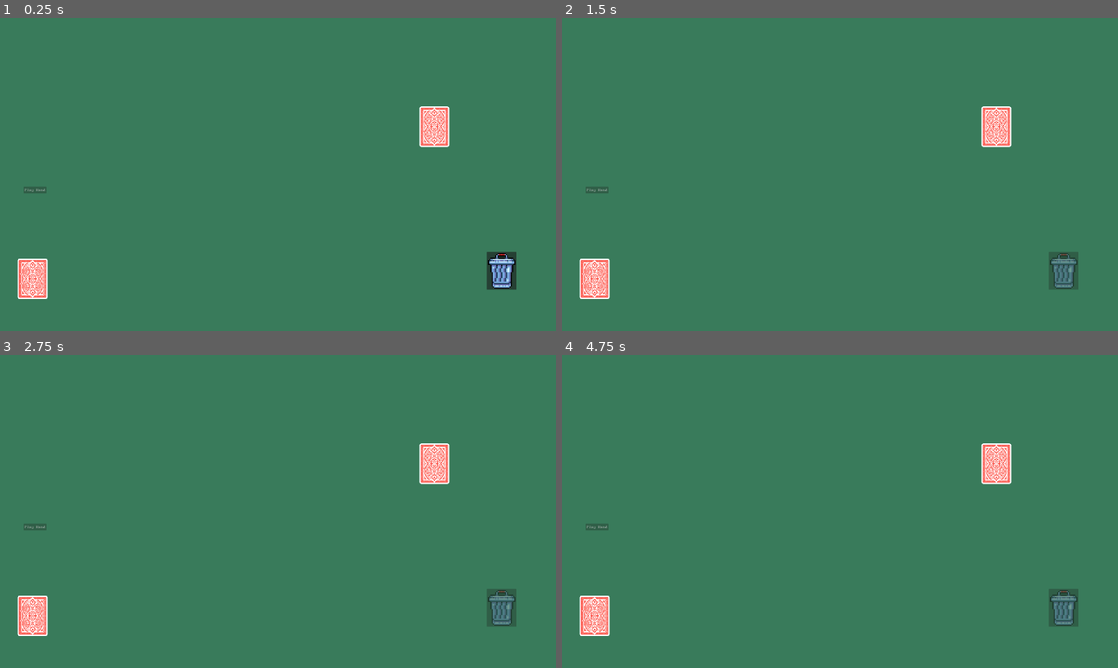
Above: before the commit, frames 1-4 (two rows, left to right).
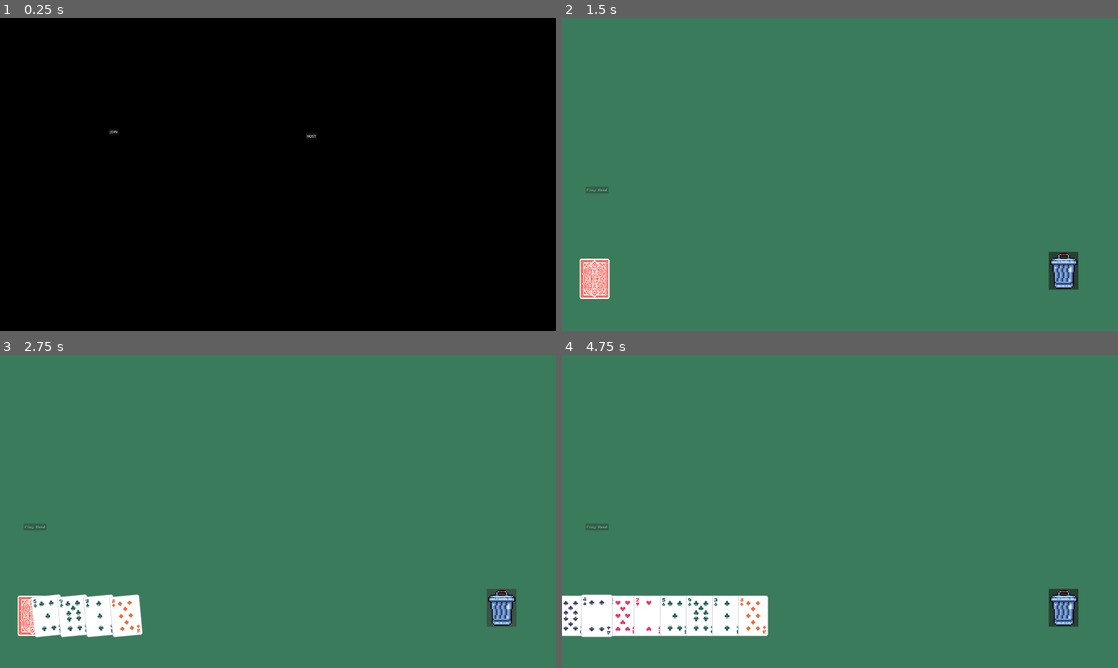
Above: after the commit, the same moments.

Repository: SalC124/rhombatro
Game: Godot game, scene res://scenes/Main2.tscn
Same seed, same stepped clock (60 frames per second), same inputs: the game is played once before the commit and once after it. Before the commit the project starts from res://scenes/Main.tscn.
Inputs (mouse positions are in pixels of both pictures, inside the frame that each line leads up to):
- Up to frame 1 (0.25 s): no input
- Up to frame 2 (1.5 s): click (1062, 271) at 0.52 s; click (873, 136) at 1.25 s, where only the run after the commit has a clickable "HOST"
- Up to frame 3 (2.75 s): click (500, 608) at 2.02 s
- Up to frame 4 (4.75 s): click (1062, 608) at 2.77 s; move the mouse to (962, 495) at 3.52 s; click (962, 495) at 3.67 s; tap Enter at 4.25 s; drag from (728, 527) to (595, 614) at 4.27 s

The runs differ from the first frame. In frame 1, 100% of the frame differs, in the area x 0-100%, y 0-100%; in frame 2, 1.3%; in frame 3, 3.6%; in frame 4, 6.0%.

Commit message:
still working rn

Diff:
--- a/project.godot
+++ b/project.godot
@@ -11,7 +11,7 @@
 [application]
 
 config/name="Rhombatro"
-run/main_scene="uid://cvrfd1rl7qiea"
+run/main_scene="uid://cnm1kimyr26rm"
 config/features=PackedStringArray("4.6", "Forward Plus")
 config/icon="res://icon.svg"
 
@@ -19,6 +19,7 @@
 
 window/size/viewport_width=2560
 window/size/viewport_height=1440
+window/size/mode=3
 window/size/initial_position_type=0
 window/size/resizable=false
 window/size/borderless=true
--- a/scenes/Main.tscn
+++ /dev/null
@@ -1,99 +0,0 @@
-[gd_scene format=3 uid="uid://cvrfd1rl7qiea"]
-
-[ext_resource type="Script" uid="uid://bw28n52jd4rc0" path="res://scripts/main.gd" id="1_nxtc6"]
-[ext_resource type="Script" uid="uid://davr8dw2xo6sd" path="res://scripts/card_manager.gd" id="1_rvslj"]
-[ext_resource type="Script" uid="uid://uxoed6gc20gs" path="res://scripts/player_hand.gd" id="2_rvslj"]
-[ext_resource type="Script" uid="uid://p8evnt5tinbi" path="res://scripts/deck.gd" id="3_vcsgt"]
-[ext_resource type="Texture2D" uid="uid://bsr2nidd6pxwm" path="res://assets/PC _ Computer - Balatro - Playing Cards - Card Backs, Enhancers and Seals.png" id="4_c01mt"]
-[ext_resource type="Script" uid="uid://c7oif0iu8su4u" path="res://scripts/input_manager.gd" id="5_nxtc6"]
-[ext_resource type="Texture2D" uid="uid://b0r5v4wboeesk" path="res://assets/rhombatroBg.png" id="6_c01mt"]
-[ext_resource type="Script" uid="uid://dd8i0dnsqivr" path="res://scripts/GameLoop.gd" id="8_jlsqs"]
-[ext_resource type="Script" uid="uid://cw38uibi8wxf0" path="res://scripts/evil_deck.gd" id="8_lhr70"]
-[ext_resource type="Texture2D" uid="uid://chuavorpy20pd" path="res://assets/discard-removebg-preview.png" id="8_wp0k4"]
-[ext_resource type="FontFile" uid="uid://b4ucaw12l0s1n" path="res://assets/BigBlueTermPlusNerdFontMono-Regular.ttf" id="9_bjd11"]
-[ext_resource type="Script" uid="uid://dscvdvgmltteo" path="res://scripts/evil_hand.gd" id="9_wp0k4"]
-
-[sub_resource type="AtlasTexture" id="AtlasTexture_jlsqs"]
-atlas = ExtResource("4_c01mt")
-region = Rect2(1, 1, 69, 93)
-
-[sub_resource type="RectangleShape2D" id="RectangleShape2D_rvslj"]
-size = Vector2(68, 93)
-
-[sub_resource type="AtlasTexture" id="AtlasTexture_bjd11"]
-atlas = ExtResource("8_wp0k4")
-region = Rect2(173, 154, 174, 224)
-
-[node name="Main" type="Node2D" unique_id=174701204]
-texture_filter = 1
-script = ExtResource("1_nxtc6")
-
-[node name="CardManager" type="Node2D" parent="." unique_id=976822695]
-script = ExtResource("1_rvslj")
-
-[node name="PlayerHand" type="Node2D" parent="." unique_id=1148707022]
-scale = Vector2(2, 2)
-script = ExtResource("2_rvslj")
-
-[node name="Deck" type="Node2D" parent="." unique_id=1058624422]
-position = Vector2(150, 1200)
-scale = Vector2(2, 2)
-script = ExtResource("3_vcsgt")
-
-[node name="Sprite2D" type="Sprite2D" parent="Deck" unique_id=335777525]
-texture_filter = 1
-texture = SubResource("AtlasTexture_jlsqs")
-
-[node name="Area2D" type="Area2D" parent="Deck" unique_id=1059723784]
-collision_layer = 4
-collision_mask = 4
-
-[node name="CollisionShape2D" type="CollisionShape2D" parent="Deck/Area2D" unique_id=1370768321]
-position = Vector2(0, 0.5)
-shape = SubResource("RectangleShape2D_rvslj")
-
-[node name="InputManager" type="Node2D" parent="." unique_id=420829206]
-scale = Vector2(2, 2)
-script = ExtResource("5_nxtc6")
-
-[node name="BackgroundImage" type="Sprite2D" parent="." unique_id=128025320]
-z_index = -1
-z_as_relative = false
-texture = ExtResource("6_c01mt")
-centered = false
-
-[node name="Discard" type="Button" parent="." unique_id=351914031]
-offset_left = 2241.0
-offset_top = 1076.0
-offset_right = 2423.0
-offset_bottom = 1308.0
-scale = Vector2(0.75, 0.75)
-icon = SubResource("AtlasTexture_bjd11")
-
-[node name="PlayHand" type="Button" parent="." unique_id=1121694894]
-texture_filter = 1
-offset_left = 109.0
-offset_top = 776.0
-offset_right = 195.0
-offset_bottom = 807.0
-theme_override_fonts/font = ExtResource("9_bjd11")
-disabled = true
-text = "Play Hand"
-
-[node name="EvilDeck" type="Node2D" parent="." unique_id=1580041799]
-position = Vector2(2000, 500)
-scale = Vector2(2, 2)
-script = ExtResource("8_lhr70")
-
-[node name="Sprite2D" type="Sprite2D" parent="EvilDeck" unique_id=329160825]
-texture_filter = 1
-texture = SubResource("AtlasTexture_jlsqs")
-
-[node name="EvilHand" type="Node2D" parent="." unique_id=1348576452]
-script = ExtResource("9_wp0k4")
-
-[node name="GameLoop" type="Node" parent="." unique_id=61116979]
-script = ExtResource("8_jlsqs")
-
-[connection signal="pressed" from="Discard" to="GameLoop" method="_on_discard_pressed"]
-[connection signal="pressed" from="PlayHand" to="GameLoop" method="_on_play_hand_pressed"]
--- a/scenes/PlayerField.tscn
+++ b/scenes/PlayerField.tscn
@@ -79,3 +79,5 @@
 z_as_relative = false
 texture = ExtResource("9_6j6l4")
 centered = false
+
+[connection signal="pressed" from="Discard" to="GameLoop" method="_on_discard_pressed"]
--- a/scripts/GameLoop.gd
+++ b/scripts/GameLoop.gd
@@ -38,21 +38,12 @@
 func _on_play_hand_pressed() -> void:
 	$"../PlayHand".disabled=true
 
-
-
-func _on_discard_pressed() -> void:
-	print("=== DISCARD PRESSED ===")
-	print("Selected cards: ", player_hand_ref.selected_cards.size())
-	print("Cards in hand: ", player_hand_ref.player_hand.size())
-
-	# Disable the button to prevent double-clicks
+func discard_work(x_value, y_value):
 	$"../Discard".disabled = true
-
 	# Store references to the cards we want to discard
 	var cards_to_discard = player_hand_ref.selected_cards.duplicate()
-	print("Cards to discard: ", cards_to_discard.size())
 
-	# Clear the selection tracking
+		# Clear the selection tracking
 	player_hand_ref.selected_cards.clear()
 	player_hand_ref.rhombuses = 0
 
@@ -61,26 +52,36 @@
 	var animations_completed = 0
 
 	for card in cards_to_discard:
-		print("Animating card: ", card.rank, " of suit ", card.suit)
 
 		# Reset the card's y_offset
 		card.y_offset = 0
 
-		# Remove from player_hand array
+			# Remove from player_hand array
 		player_hand_ref.player_hand.erase(card)
 
-		# Animate to discard pile
-		var tween = player_hand_ref.animate_card_to_position(card, Vector2(2500, 1600), CARD_STATES.DEFAULT_CARD_MOVE_SPEED)
+			# Animate to discard pile
+		var tween = player_hand_ref.animate_card_to_position(card, Vector2(x_value, y_value), CARD_STATES.DEFAULT_CARD_MOVE_SPEED)
 
 		tween.finished.connect(func():
-			print("Animation finished for a card")
 			animations_completed += 1
 			card.discard()
+			)
+				# When all animations are done, update hand and draw new cards
 
-			# When all animations are done, update hand and draw new cards
-			if animations_completed == animation_count:
-				print("All animations complete, updating hand")
-				player_hand_ref.update_hand_positions(CARD_STATES.DEFAULT_CARD_MOVE_SPEED)
-				await get_tree().create_timer(CARD_STATES.DEFAULT_CARD_MOVE_SPEED).timeout
-				deck_ref.draw_card(CARD_STATES.DEFAULT_HAND_SIZE)
-				$"../Discard".disabled = false)
+	player_hand_ref.update_hand_positions(CARD_STATES.DEFAULT_CARD_MOVE_SPEED)
+	await get_tree().create_timer(CARD_STATES.DEFAULT_CARD_MOVE_SPEED).timeout
+	deck_ref.draw_card(CARD_STATES.DEFAULT_HAND_SIZE)
+	$"../Discard".disabled = false
+
+func _on_discard_pressed() -> void:
+	var player_id = multiplayer.get_unique_id()
+	discard_here_and_for_clients_opponent(player_id)
+	rpc("discard_here_and_for_clients_opponent", player_id)
+
+
+@rpc("any_peer")
+func discard_here_and_for_clients_opponent(player_id):
+	if multiplayer.get_unique_id() == player_id: # Disable the button to prevent double-clicks
+		discard_work(CARD_STATES.DISCARD_PLAYER_X, CARD_STATES.DISCARD_PLAYER_Y)
+	else:
+		discard_work(CARD_STATES.DISCARD_EVIL_X, CARD_STATES.DISCARD_EVIL_Y)
--- a/scripts/card_states.gd
+++ b/scripts/card_states.gd
@@ -5,6 +5,10 @@
 
 # const CARD_WIDTH: int = (1600 - (DEFAULT_HAND_SIZE * (71 * 2))) / 8
 const CARD_WIDTH: int = 120
+const DISCARD_PLAYER_X: int = 2500
+const DISCARD_PLAYER_Y: int = 1600
+const DISCARD_EVIL_X: int = 0
+const DISCARD_EVIL_Y: int = 0
 
 enum SUIT {
 	Heart = 0,
--- a/scripts/evil_card.gd
+++ b/scripts/evil_card.gd
@@ -37,9 +37,9 @@
 	$CardButt.region_rect = Rect2((0)*71, 0*95, 71, 95)
 
 	self.z_as_relative = false
-	$CardImage.z_index = CARD_STATES.BASE_CARD_Z_INDEX+1
-	$CardOutline.z_index = CARD_STATES.BASE_CARD_Z_INDEX
-	$CardButt.z_index = CARD_STATES.BASE_CARD_Z_INDEX+2
+	$CardImage.z_index = CARD_STATES.BASE_CARD_Z_INDEX+2
+	$CardOutline.z_index = CARD_STATES.BASE_CARD_Z_INDEX+1
+	$CardButt.z_index = CARD_STATES.BASE_CARD_Z_INDEX
 
 # Called when the node enters the scene tree for the first time.
 func _ready() -> void:
Not shown: 1 places in scenes/PlayerField.tscn that only renumber resources
